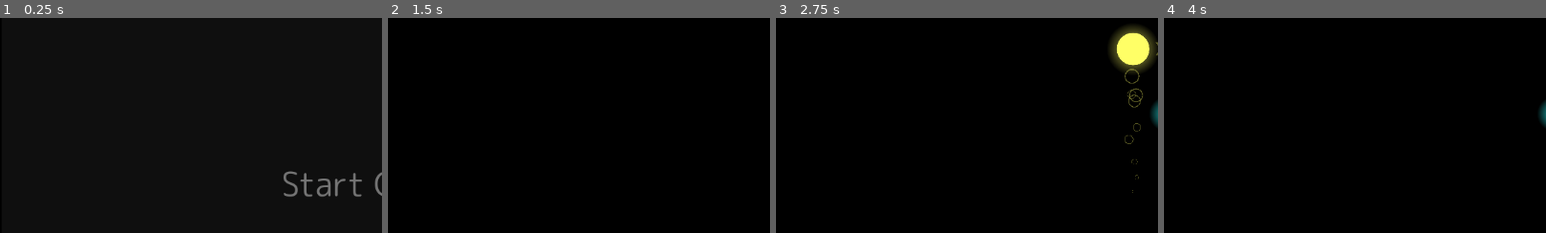
Above: before the commit, frames 1-4 (left to right).
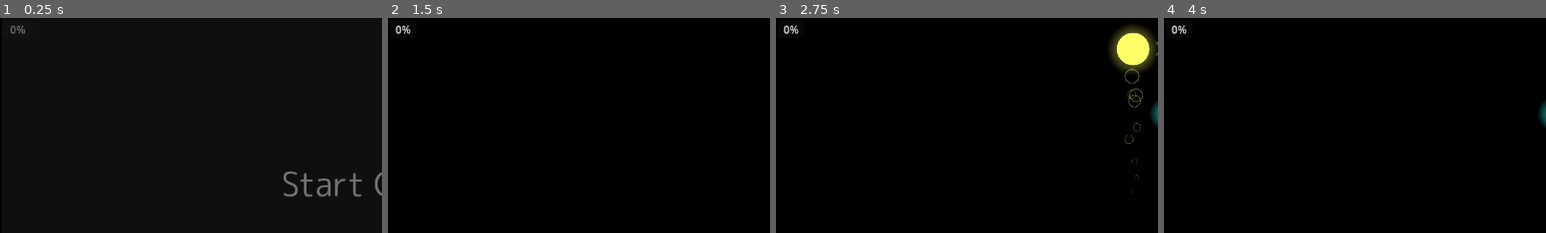
Above: after the commit, the same moments.

Repository: kickflip-games/ggj25
Game: Godot game, scene res://main.tscn
Same seed, same stepped clock (60 frames per second), same inputs: the game is played once before the commit and once after it.
Inputs (mouse positions are % of the whole screen's width and height, from its top left):
- Up to frame 1 (0.25 s): no input
- Up to frame 2 (1.5 s): click (50, 50) at 0.5 s; tap Enter at 1.25 s; move the mouse to (72, 45) at 1.27 s; click (72, 45) at 1.42 s
- Up to frame 3 (2.75 s): move the mouse to (30, 55) at 2.02 s; click (30, 55) at 2.17 s
- Up to frame 4 (4 s): move the mouse to (60, 28) at 2.77 s; click (60, 28) at 2.92 s; move the mouse to (45, 70) at 3.52 s; click (45, 70) at 3.67 s
The pictures show only the part of the screen within x 1-51%, y 12-62%; the shares and areas given below are measured in that part.

The runs differ from the first frame. In frame 1, less than 0.1% of the frame differs, in the area x 2-7%, y 3-8%; in frame 2, 0.1%, in the area x 2-6%, y 3-8%; in frame 3, 0.1%; in frame 4, 0.1%.

Commit message:
add init powerbar

Diff:
--- a/Entities/Player/PlayerScore/player_score.gd
+++ b/Entities/Player/PlayerScore/player_score.gd
@@ -3,7 +3,7 @@
 
 const COMBO_COOLDOWN = 2.0
 
-var _counts:int = 0
+var powerup_progress :int = 0
 var _score:int = 0
 var _ui:PlayerUi
 
@@ -16,31 +16,36 @@
 
 
 func reset(ui:PlayerUi):
-	_counts = 0
+	powerup_progress = 0
 	_score = 0
 	_ui=ui
 
 
 func increment():
-	_counts += 1
+	powerup_progress += 1
 	_score += 1* _combo_multiplier
 	_ui.update_score(_score)
+	_ui.update_bar(powerup_progress)
 	_combo_timer.start(COMBO_COOLDOWN)  # Reset timer to 2 seconds for each pickup
 
 
 
 	if _combo_active:
 			_combo_multiplier += 1
+			if _combo_multiplier > 1 :
+				_ui.play_combo_fx(_combo_multiplier)
 	else:
 		_combo_multiplier = 1
 		_combo_active = true
 	print("Score: %d, Combo Multiplier: %d" % [_score, _combo_multiplier])
 
-	if _counts % 5 == 0:
+	if powerup_progress % Globals.POWERUP_THRESHOLD == 0:
 		print("Powerup ready")
 		powerup_ready.emit()
+		_ui.play_powerup_mode_fx()
 
 func _on_combo_timer_timeout():
 	_combo_active = false
 	_combo_multiplier = 1
 	print("Combo ended")
+	_combo_timer.stop()
--- a/Entities/Player/player.gd
+++ b/Entities/Player/player.gd
@@ -25,7 +25,7 @@
 var curr_dir: int # Current direction
 var hp:int
 var _speed:int
-
+var _in_power_up_mode:bool=false
 
 var _can_take_damage:bool=true
 var _init_sprite_scale:Vector2
@@ -147,13 +147,19 @@
 
 
 func _on_score_powerup_ready():
-	powerup_timer.start(POWERUP_TIME)
-	_speed = BASE_SPEED * POWERUP_SPEED_FACTOR
-	_can_take_damage = false
-	sprite.modulate = Color.DARK_BLUE
+	if not _in_power_up_mode:
+		_in_power_up_mode = true
+		powerup_timer.start(POWERUP_TIME)
+		_speed = BASE_SPEED * POWERUP_SPEED_FACTOR
+		_can_take_damage = false
+		sprite.modulate = Color.DARK_BLUE
 
 
 func _on_powerup_timer_timeout():
+	_in_power_up_mode = false
 	_speed = BASE_SPEED
 	_can_take_damage = true
 	sprite.modulate = Color.GOLD
+	ui.update_bar(0)
+	powerup_timer.stop()
+	score_manager.powerup_progress = 0
--- a/HUD/player_ui/player_ui.gd
+++ b/HUD/player_ui/player_ui.gd
@@ -2,14 +2,21 @@
 extends VBoxContainer
 
 
+@onready var _bar = $PowerupBar
 
 const HEART_CHAR = '\u2764'
 const EMPTY_HEART_CHAR = '\u2661'
 
 
+
+
+
+
 func reset():
 	update_score(0)
 	update_health(Globals.MAX_HP)
+	reset_bar()
+
 
 
 func update_score(score:int):
@@ -18,3 +25,22 @@
 func update_health(health):
 	var hearts_display = HEART_CHAR.repeat(health) + EMPTY_HEART_CHAR.repeat(Globals.MAX_HP - health)
 	$HealthLabel.text = hearts_display
+	play_hp_fx()
+
+
+func reset_bar():
+	_bar.max_value = Globals.POWERUP_THRESHOLD
+	_bar.value = 0
+
+func update_bar(value):
+	_bar.value = value
+
+
+func play_combo_fx(combo_multiplier:int):
+	print("TODO: play_combo_fx for UI")
+
+func play_hp_fx():
+	print("TODO: play_hp_fx for UI")
+
+func play_powerup_mode_fx():
+	print("TODO: play_powerup_mode_fx for UI")
--- a/HUD/player_ui/player_ui.tscn
+++ b/HUD/player_ui/player_ui.tscn
@@ -22,3 +22,6 @@
 size_flags_horizontal = 0
 size_flags_vertical = 0
 text = "Score"
+
+[node name="PowerupBar" type="ProgressBar" parent="."]
+layout_mode = 2
--- a/HUD/powerup_bar/powerup_bar.gd
+++ /dev/null
@@ -1,16 +0,0 @@
-extends TextureProgressBar
-
-
-var charge = 0
-var max_charge = 10
-
-signal powerup_charged
-
-func increase_charge(amount:int):
-	charge += amount
-	if charge >= max_charge:
-		powerup_charged.emit()
-		charge = 0  # Reset charge after triggering powerup
-
-func reset_bar():
-	charge = 0
--- a/HUD/powerup_bar/powerup_bar.tscn
+++ /dev/null
@@ -1,6 +0,0 @@
-[gd_scene load_steps=2 format=3 uid="uid://dq2d5itmp2p1r"]
-
-[ext_resource type="Script" path="res://HUD/powerup_bar/powerup_bar.gd" id="1_7ss3l"]
-
-[node name="PowerupBar" type="TextureProgressBar"]
-script = ExtResource("1_7ss3l")
--- a/globals.gd
+++ b/globals.gd
@@ -3,6 +3,7 @@
 
 
 const  MAX_HP:int = 3
+const POWERUP_THRESHOLD:int = 5
 
 
 
